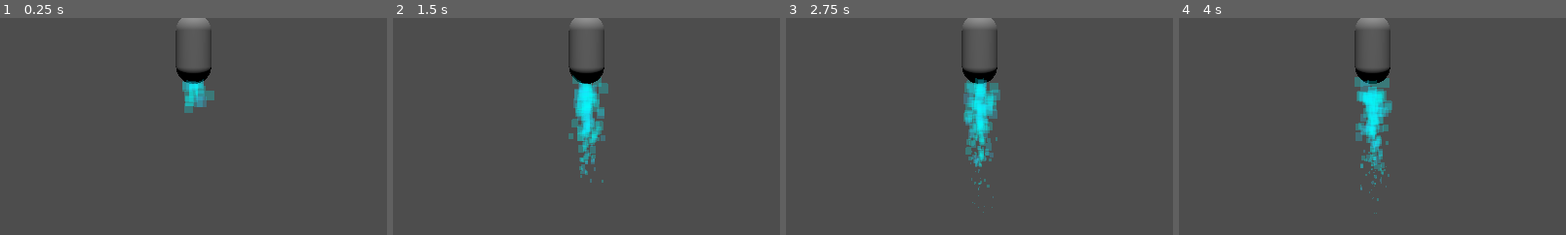
Above: before the commit, frames 1-4 (left to right).
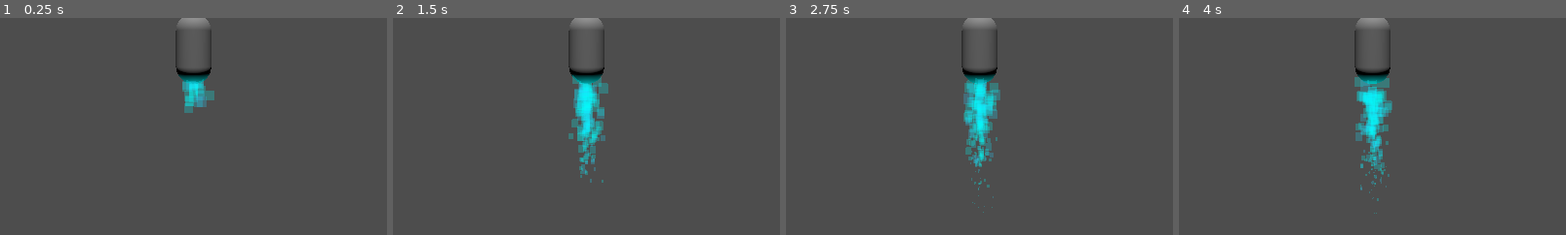
Above: after the commit, the same moments.

Repository: GameDevWeek-2023/ON_VeilBreak
Game: Godot game, scene res://ParticleTest.tscn
The game is run twice, just before and just after one commit, with the same random seed, the same clock (stepped at 60 frames per second) and the same inputs.
Inputs:
- Up to frame 1 (0.25 s): no input
- Up to frame 2 (1.5 s): no input
- Up to frame 3 (2.75 s): no input
- Up to frame 4 (4 s): no input
The pictures show only the part of the screen within x 25-75%, y 43-93%; the shares and areas given below are measured in that part.

The runs differ from the first frame. In frame 1, 0.2% of the frame differs, in the area x 46-55%, y 25-31%; in frame 2, 0.2%; in frame 3, 0.2%; in frame 4, 0.2%.

Commit message:
Added glow to thruster_exhaust

Diff:
--- a/particles/thruster_exhaust.tscn
+++ b/particles/thruster_exhaust.tscn
@@ -40,3 +40,7 @@
 visibility_aabb = AABB(-1, -1, -1, 2, 2, 2)
 process_material = SubResource("ParticleProcessMaterial_1xcd5")
 draw_pass_1 = SubResource("BoxMesh_n1yco")
+
+[node name="OmniLight3D" type="OmniLight3D" parent="."]
+transform = Transform3D(1, 0, 0, 0, 1, 0, 0, 0, 1, 0.00993943, -0.759187, -0.00661469)
+light_color = Color(0, 1, 1, 1)
